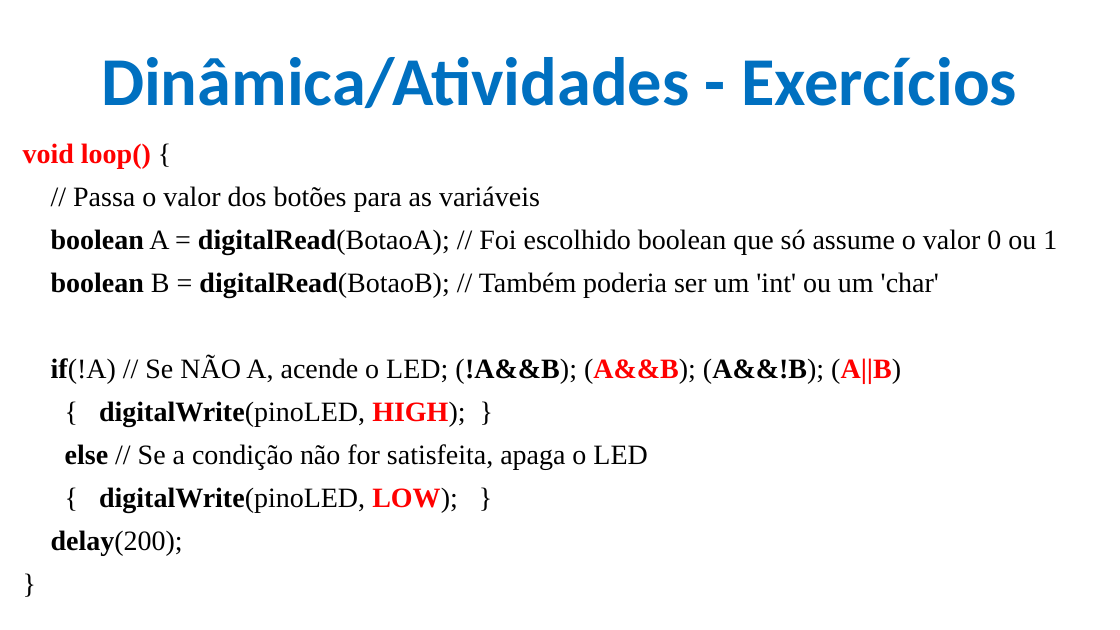
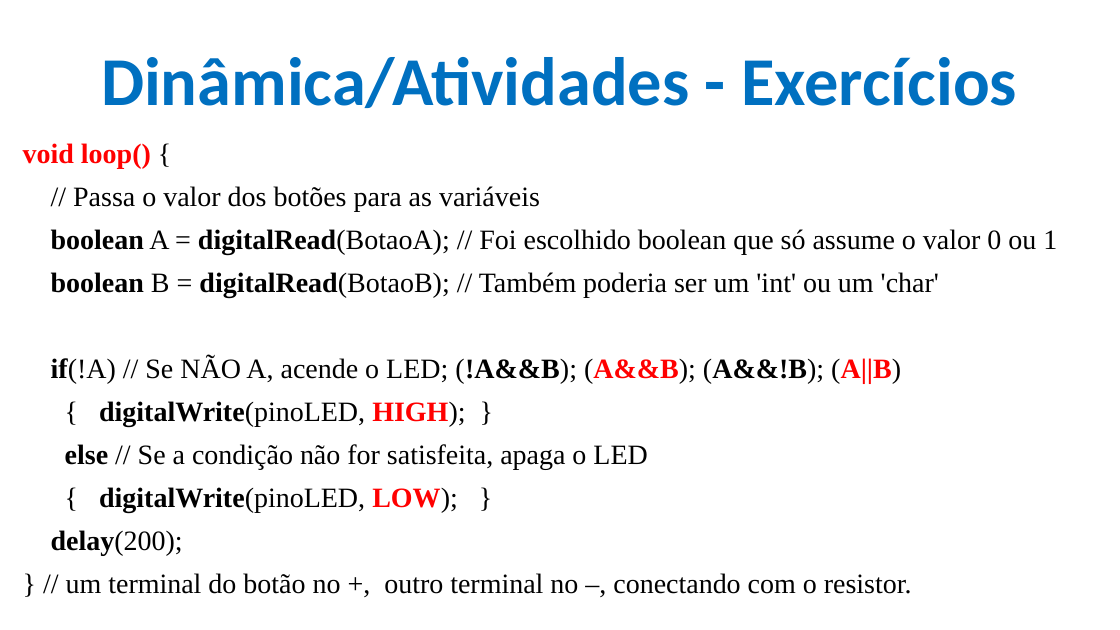
Before and after one commit to CloudEducationBrazil/WydenArea1ProgramacaoMicrocontroladores, a slide deck: slide 28 of 01 Classes/Aula 05 - Programação Microcontroladores - Periféricos Integrados - Portas e Conversores.pptx. Drawn at 1120x630 pixels with LibreOffice and Linux fonts; fonts in the diff are those of the drawing; background and template pictures are left out. Boxes give left, top, right and bottom in pixels: in the first picture for what was removed or moved away, otherwise in the second. Text is boxed around its words. In the diff, an @@ line names an element or a change of style, - is before the commit and + after.

```diff
--- a/01 Classes/Aula 05 - Programação Microcontroladores - Periféricos Integrados - Portas e Conversores.pptx
+++ b/01 Classes/Aula 05 - Programação Microcontroladores - Periféricos Integrados - Portas e Conversores.pptx
@@ text at (x1=66, y1=573, x2=912, y2=594): text changed @@
-}
+} // um terminal do botão no +, outro terminal no –, conectando com o resistor.
```
Also in this commit, not shown: 1 other slide changed.
